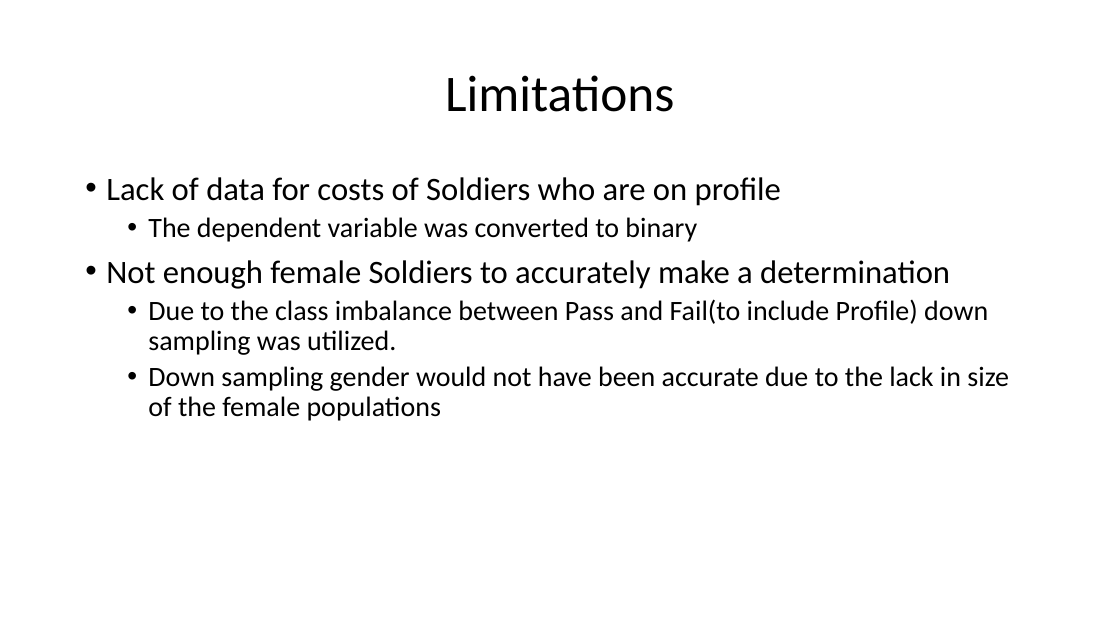
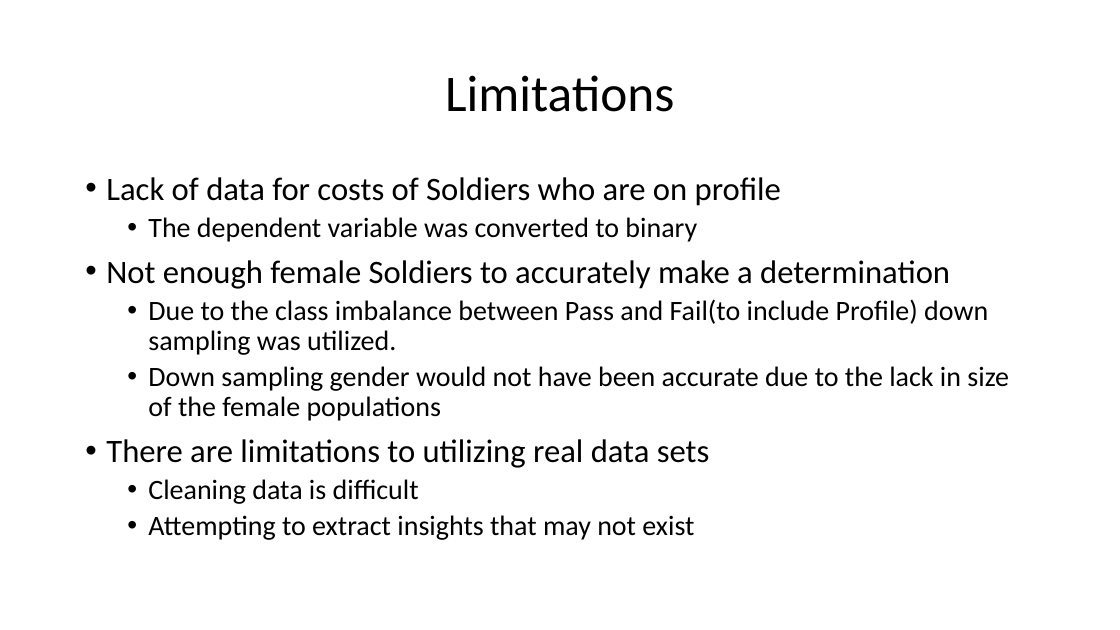
Before and after one commit to ThompsonL/ThinkfulProjects, a slide deck: slide 9 of Thinkful Data Science Course/Unit3 Deeper into Supervised Learning/The US Army’s Physical Fitness Test.pptx (slide 7 before the commit). Drawn at 1120x630 pixels with LibreOffice and Linux fonts; fonts in the diff are those of the drawing. Boxes give left, top, right and bottom in pixels: in the first picture for what was removed or moved away, otherwise in the second. Text is boxed around its words. In the diff, an @@ line names an element or a change of style, - is before the commit and + after.

```diff
--- a/Thinkful Data Science Course/Unit3 Deeper into Supervised Learning/The US Army’s Physical Fitness Test.pptx
+++ b/Thinkful Data Science Course/Unit3 Deeper into Supervised Learning/The US Army’s Physical Fitness Test.pptx
@@ text at (106,439,710,540): paragraphs added @@
+• There are limitations to utilizing real data sets
+  • Cleaning data is difficult
+  • Attempting to extract insights that may not exist
```
Also in this commit, not shown: 1 other slide changed, 2 slides added, 1 other file.
